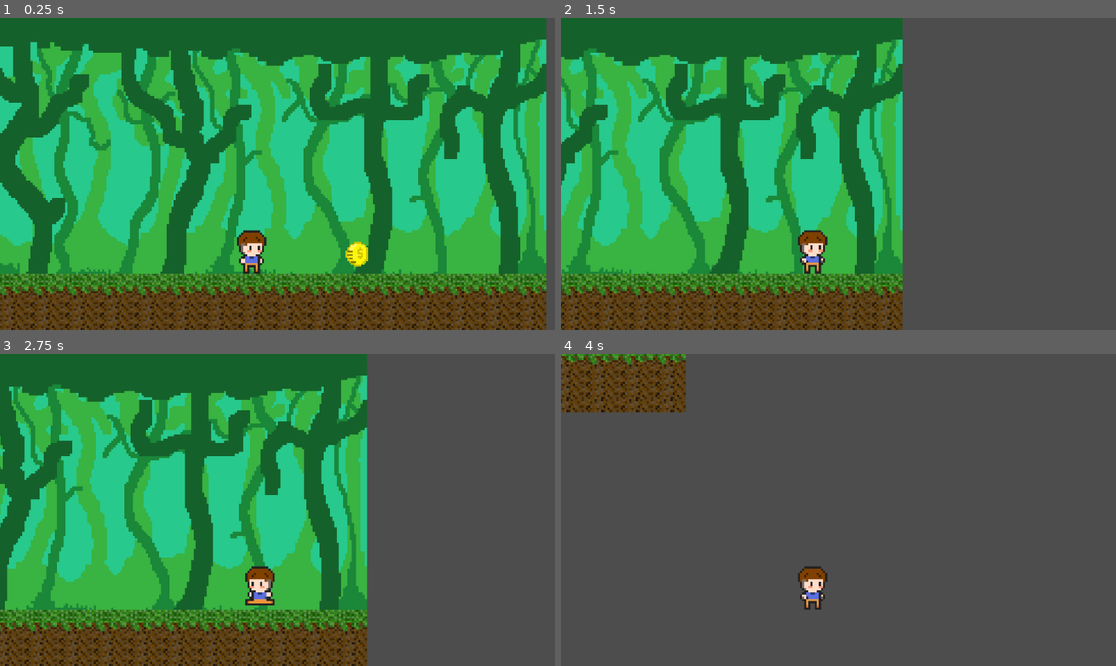
Above: before the commit, frames 1-4 (two rows, left to right).
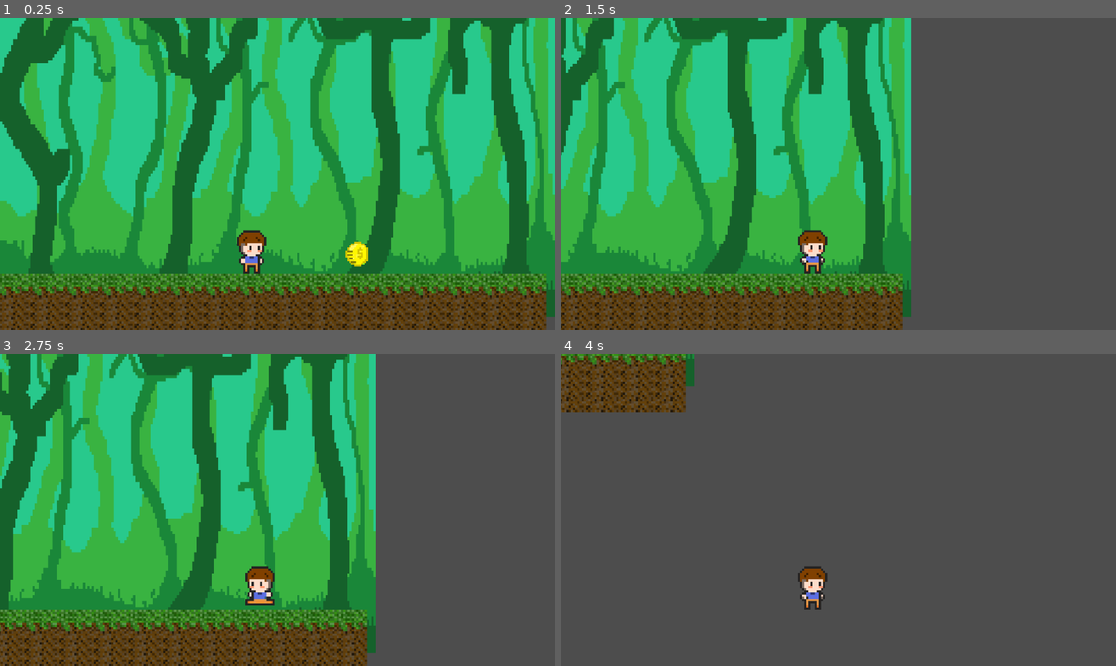
Above: after the commit, the same moments.

Repository: crackanimador/Videojuego
Game: Godot game, scene res://Scenes/bosque.tscn
Two runs of this game, one before a commit and one after it. Both use one fixed random seed, a clock stepped at 60 frames per second and the inputs below.
Inputs:
- Up to frame 1 (0.25 s): no input
- Up to frame 2 (1.5 s): tap Enter (ui_accept) at 0.5, 0.77 s; hold D from 0.53 s (still down)
- Up to frame 3 (2.75 s): tap Enter (ui_accept) at 1.52 s; release D at 2.03 s; hold A from 2.03 s (still down)
- Up to frame 4 (4 s): release A at 2.78 s; hold D from 2.78 s (still down); tap Enter (ui_accept) at 3.02, 3.77 s

The runs differ from the first frame. In frame 1, 49% of the frame differs, in the area x 0-100%, y 0-96%; in frame 2, 32%; in frame 3, 33%; in frame 4, 0.2%.

Commit message:
Update bosque.tscn

Diff:
--- a/Scenes/bosque.tscn
+++ b/Scenes/bosque.tscn
@@ -28,7 +28,8 @@
 [node name="Node2D" type="Node2D"]
 
 [node name="Sprite2D" type="Sprite2D" parent="."]
-position = Vector2(1, 12)
+position = Vector2(4, -17.5)
+scale = Vector2(1.00787, 1.40972)
 texture = ExtResource("1_xk22d")
 
 [node name="TileMap" type="TileMap" parent="."]
